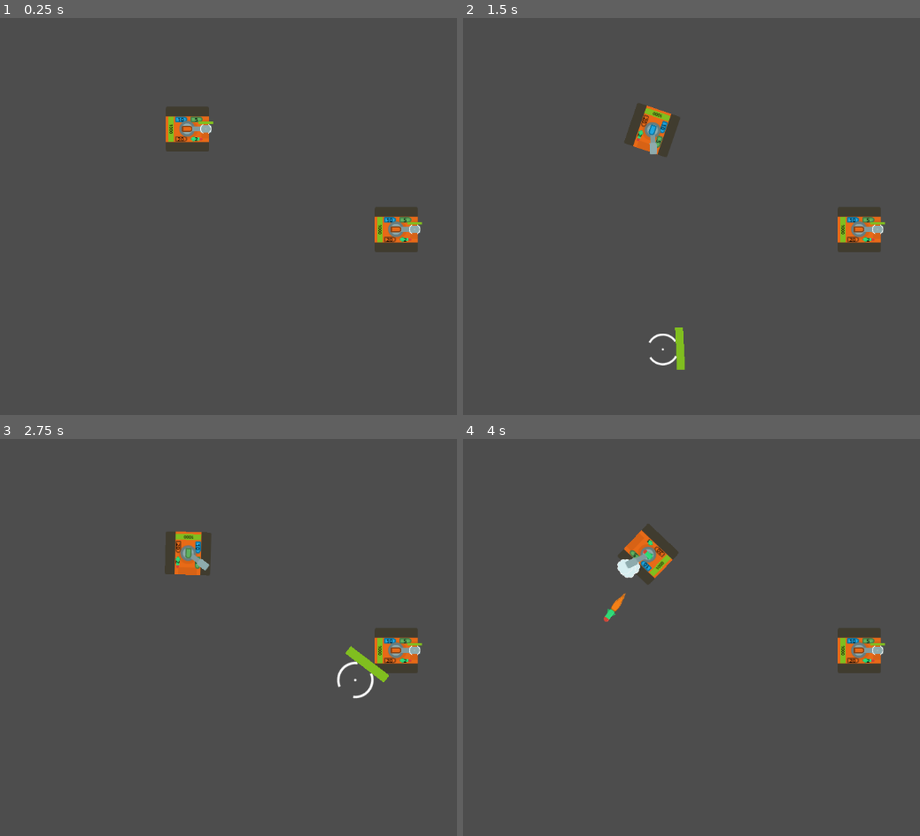
Above: before the commit, frames 1-4 (two rows, left to right).
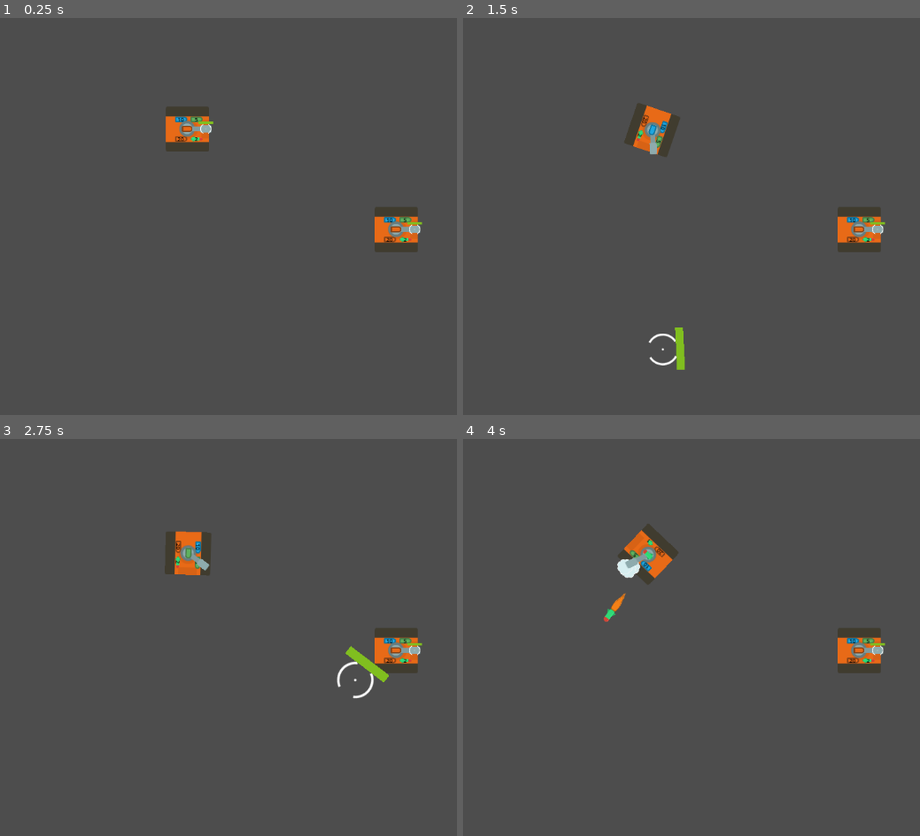
Above: after the commit, the same moments.

Repository: KakCmambnporpawwucmow/tanks_kidz
Game: Godot game, scene res://layers/test.tscn
Two runs of this game, one before a commit and one after it. Both use one fixed random seed, a clock stepped at 60 frames per second and the inputs below.
Inputs (mouse positions are in pixels of both pictures, inside the frame that each line leads up to):
- Up to frame 1 (0.25 s): no input
- Up to frame 2 (1.5 s): tap Enter at 0.5 s; move the mouse to (outside the picture) at 0.52 s; hold E (ammo_ap) 0.53-1.28 s; hold D (rotate_right) from 0.53 s (still down); tap W (move_forward) at 0.77 s; move the mouse to (673, 236) at 1.27 s; tap R (ammo_he) at 1.35 s
- Up to frame 3 (2.75 s): tap W (move_forward) at 1.52 s; move the mouse to (425, 550) at 2.02 s; release D (rotate_right) at 2.03 s; hold A (rotate_left) from 2.03 s (still down); hold F (ammo_heat) from 2.03 s (still down)
- Up to frame 4 (4 s): move the mouse to (782, 716) at 2.77 s; release A (rotate_left) at 2.78 s; release F (ammo_heat) at 2.78 s; hold D (rotate_right) from 2.78 s (still down); tap C (ammo_missile) at 2.85 s; tap W (move_forward) at 3.02, 3.77 s; move the mouse to (outside the picture) at 3.52 s; press the mouse at (outside the picture) at 3.53 s

The runs differ from the first frame. In frame 1, 0.2% of the frame differs, in the area x 36-84%, y 24-57%; in frame 2, 0.2%; in frame 3, 0.2%, in the area x 38-84%, y 23-57%; in frame 4, 0.2%.

Commit message:
UPDATE
В танке заменена индикация очков жизни на общий для всех узел.

Diff:
--- a/entities/tanks/base/tank.gd
+++ b/entities/tanks/base/tank.gd
@@ -24,15 +24,12 @@
 	assert(move_component != null, "Tank: BaseMoveComponent must be assigned")
 	assert(health_component != null, "Tank: HealthComponent must be assigned")
 	assert(weapon_system != null, "Tank: WeaponSystem must be assigned")
-	assert(death_holder != null, "Tank: death_holder must be assigned")
 
 	# Подключаем сигналы здоровья
 	health_component.health_changed.connect(_on_health_changed)
 	health_component.death.connect(_on_death)
 
 	$engine.playing = true
-	$HP_progress.max_value = health_component.max_health
-	$HP_progress.value = health_component.max_health
 	$ammo_stat.set_ammo_type(current_ammo_type)
 
 	var trace = $trace
@@ -116,11 +113,7 @@
 
 # Методы для обработки здоровья
 func _on_health_changed(new_health: float):
-	#print("Tank {0} health: {1} / {2}".format([name, new_health, health_component.max_health]))
-	$HP_progress/count.text = "{0}/{1}".format([int(new_health), int(health_component.max_health)])
-	var tween = create_tween()
-	tween.tween_property($HP_progress, "value", new_health, 1.0)
-	tween.set_ease(Tween.EASE_IN_OUT)
+	pass
 
 func _on_damage_taken(amount: float, source: Node):
 	print("Tank {0} took {1}, damage from {2}".format([name, amount, source.name if source else "unknown"]))
@@ -150,6 +143,5 @@
 	get_parent().add_child(death_holder_imp)
 	queue_free()
 
-#func _process(delta: float) -> void:
-	#if $front_check.is_colliding() or $back_check.is_colliding():
-		#move(Vector2.ZERO)
+func get_health()->HealthComponent:
+	return health_component
--- a/entities/tanks/base/tank.tscn
+++ b/entities/tanks/base/tank.tscn
@@ -11,8 +11,7 @@
 [ext_resource type="PackedScene" uid="uid://c55aqv4idi2wo" path="res://entities/projectiles/missile.tscn" id="10_di8a4"]
 [ext_resource type="PackedScene" uid="uid://bbgt2gksvekjb" path="res://components/character_move_component.tscn" id="10_n8ip8"]
 [ext_resource type="AudioStream" uid="uid://dl2kom5a1lqtm" path="res://assets/sounds/tractor-digs-a-hole.ogg" id="12_pu3tq"]
-[ext_resource type="Texture2D" uid="uid://bfw4o1mytjyfv" path="res://assets/graphics/obstacles/sand.png" id="13_di8a4"]
-[ext_resource type="Texture2D" uid="uid://cg05i6uspyrj7" path="res://assets/graphics/obstacles/grass.png" id="14_hjgt5"]
+[ext_resource type="PackedScene" uid="uid://dgsy215usa2ne" path="res://entities/misc/hp_indicator.tscn" id="14_vyw1x"]
 [ext_resource type="PackedScene" uid="uid://52vbpdjmqg0y" path="res://entities/tanks/base/ammo_stat.tscn" id="15_hjgt5"]
 [ext_resource type="PackedScene" uid="uid://dnk82ft28fnqj" path="res://entities/tanks/base/death_holder.tscn" id="16_vyw1x"]
 [ext_resource type="AudioStream" uid="uid://chjirvo6bj5lu" path="res://assets/sounds/explosion.mp3" id="17_0pyek"]
@@ -21,10 +20,7 @@
 [ext_resource type="Texture2D" uid="uid://djtcvrp8cro3s" path="res://assets/graphics/effects/tank_explosion8.png" id="20_albxe"]
 [ext_resource type="Texture2D" uid="uid://duqqt7gw33yni" path="res://assets/graphics/effects/tank_explosion6.png" id="21_5ixb2"]
 [ext_resource type="PackedScene" uid="uid://dgibaxsnf2b5j" path="res://entities/tanks/base/trace.tscn" id="21_vyw1x"]
-
-[sub_resource type="LabelSettings" id="LabelSettings_0pyek"]
-font_size = 7
-font_color = Color(0.023529412, 0.015686275, 0.023529412, 1)
+[ext_resource type="PackedScene" uid="uid://bykltpew30wb8" path="res://entities/tanks/base/taran.tscn" id="22_e6wdd"]
 
 [sub_resource type="RectangleShape2D" id="RectangleShape2D_n8ip8"]
 size = Vector2(9, 42)
@@ -208,7 +204,7 @@
 texture = ExtResource("2_ciwkk")
 
 [node name="HealthComponent" parent="." instance=ExtResource("5_raro8")]
-max_health = 1000.0
+max_health = 1000
 auto_destroy_on_death = false
 
 [node name="WeaponSystem" parent="." instance=ExtResource("7_ym7oc")]
@@ -218,6 +214,8 @@
 missile_round = ExtResource("10_di8a4")
 
 [node name="CharacterMoveComponent" parent="." instance=ExtResource("10_n8ip8")]
+use_snap = false
+stop_on_slope = false
 move_speed = 200.0
 reverse_speed = 70.0
 
@@ -233,33 +231,13 @@
 volume_db = -22.209
 parameters/looping = true
 
-[node name="HP_progress" type="TextureProgressBar" parent="."]
-anchors_preset = -1
-anchor_left = 0.51600003
-anchor_top = 0.5
-anchor_right = 0.51600003
-anchor_bottom = 0.5
-offset_left = -21.658356
-offset_top = -20.195755
-offset_right = 19.821297
-offset_bottom = -10.854111
-rotation = 1.5707964
-max_value = 0.0
-nine_patch_stretch = true
-texture_under = ExtResource("13_di8a4")
-texture_progress = ExtResource("14_hjgt5")
-
-[node name="count" type="Label" parent="HP_progress"]
-layout_mode = 1
-anchors_preset = -1
-anchor_right = 0.9990001
-offset_top = -1.0
-offset_right = 0.0008239746
-offset_bottom = 10.0
-text = "1000"
-label_settings = SubResource("LabelSettings_0pyek")
-horizontal_alignment = 1
-vertical_alignment = 1
+[node name="HP_indicator" parent="." node_paths=PackedStringArray("health_component") instance=ExtResource("14_vyw1x")]
+visible = false
+offset_left = -24.0
+offset_top = -48.0
+offset_right = 26.0
+offset_bottom = -40.0
+health_component = NodePath("../HealthComponent")
 
 [node name="front_armor" type="CollisionShape2D" parent="."]
 position = Vector2(30.5, 0.75)
@@ -303,4 +281,7 @@
 trail_width = 80.0
 tank = NodePath("..")
 
+[node name="taran" parent="." instance=ExtResource("22_e6wdd")]
+position = Vector2(39, 1)
+
 [connection signal="animation_finished" from="animation" to="." method="_on_animation_animation_finished"]
Not shown: 1 places in entities/tanks/base/tank.tscn that only renumber resources
